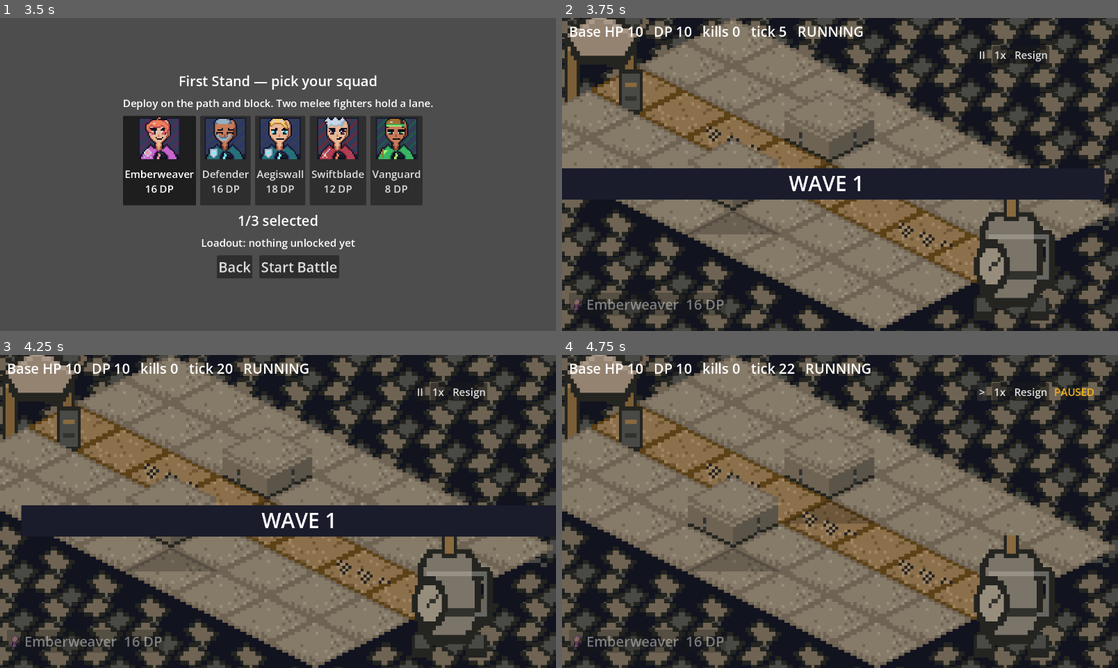
Above: before the commit, frames 1-4 (two rows, left to right).
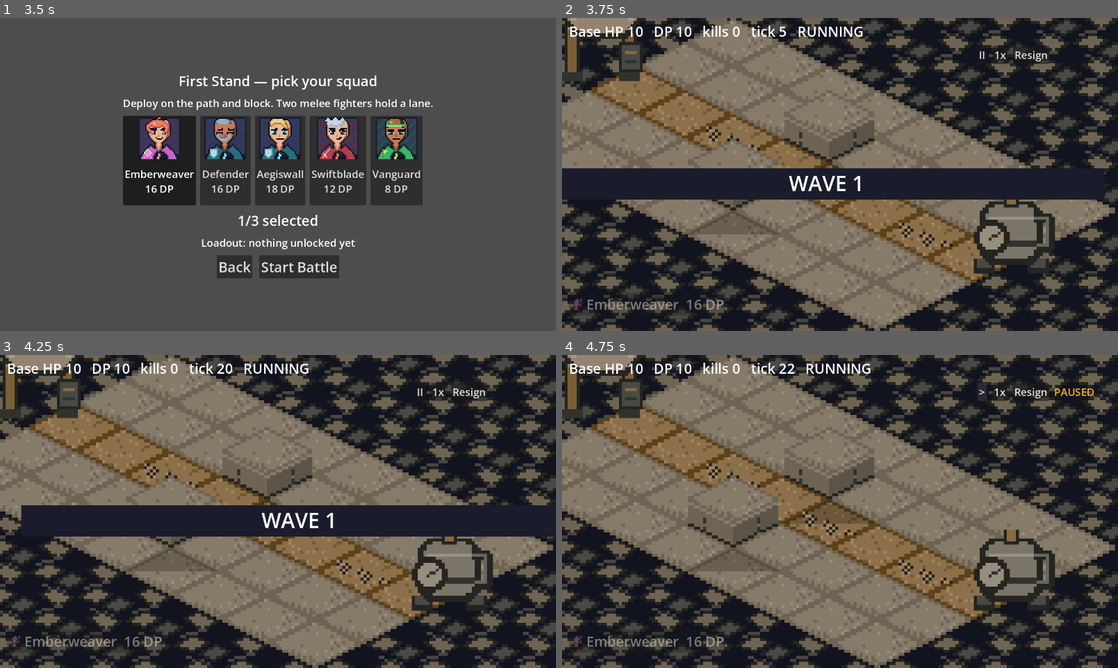
Above: after the commit, the same moments.

Repository: junnyboi/proto-td
Game: Godot game, scene res://scenes/title.tscn
The game is run twice, just before and just after one commit, with the same random seed, the same clock (stepped at 60 frames per second) and the same inputs.
Inputs:
- Up to frame 1 (3.5 s): click "Start" at 0.5 s; click "Mission Control" at 1.25 s; click "1. First Stand" at 2 s; click "Emberweaver 16 DP" at 2.75 s
- Up to frame 2 (3.75 s): click "Start Battle" at 3.5 s
- Up to frame 3 (4.25 s): no input
- Up to frame 4 (4.75 s): click "II" at 4.25 s

Frame 1 is identical in both runs. In frame 2, 26% of the frame differs, in the area x 0-100%, y 0-100%; in frame 3, 26%; in frame 4, 26%.

Commit message:
AGENT D - Fail closed S1 theme loading

Diff:
--- a/assets/manifest.tres
+++ b/assets/manifest.tres
@@ -267,20 +267,20 @@
 "frames": 1,
 "pattern": "res://assets/world/s1/s1-backdrop.png",
 "placeholder": true,
+"size": Vector2i(32, 16)
+},
+&"world.s1.core_landmark": {
+"frames": 1,
+"pattern": "res://assets/world/s1/s1-core-landmark.png",
+"placeholder": true,
+"size": Vector2i(32, 32)
+},
+&"world.s1.elevated": {
+"frames": 1,
+"pattern": "res://assets/world/s1/s1-elevated.png",
+"placeholder": true,
 "size": Vector2i(32, 24)
 },
-&"world.s1.core_landmark": {
-"frames": 1,
-"pattern": "res://assets/world/s1/s1-core-landmark.png",
-"placeholder": true,
-"size": Vector2i(32, 48)
-},
-&"world.s1.elevated": {
-"frames": 1,
-"pattern": "res://assets/world/s1/s1-elevated.png",
-"placeholder": true,
-"size": Vector2i(32, 24)
-},
 &"world.s1.ground": {
 "frames": 1,
 "pattern": "res://assets/world/s1/s1-ground.png",
@@ -291,7 +291,7 @@
 "frames": 1,
 "pattern": "res://assets/world/s1/s1-rain-measure.png",
 "placeholder": true,
-"size": Vector2i(32, 32)
+"size": Vector2i(16, 16)
 },
 &"world.s1.route": {
 "frames": 1,
@@ -309,6 +309,6 @@
 "frames": 1,
 "pattern": "res://assets/world/s1/s1-spawn-landmark.png",
 "placeholder": true,
-"size": Vector2i(32, 48)
+"size": Vector2i(32, 32)
 }
 }
--- a/data/presentation/stage_art_theme.gd
+++ b/data/presentation/stage_art_theme.gd
@@ -4,6 +4,8 @@
 ## Presentation-only stage art contract. This resource is never read by the
 ## model, save, hash, or replay lanes; the disposable view consumes it to map
 ## stage roles to manifest IDs and typed decorative anchors.
+
+const REQUIRED_THEME_STAGE_IDS: Array[StringName] = [&"s1"]
 
 @export var stage_id: StringName = &""
 @export var theme_id: StringName = &""
@@ -33,24 +35,47 @@
 @export var rain_measure_placed: bool = false
 
 
-static func load_for(stage: StageDef) -> StageArtTheme:
+static func expects_theme(stage: StageDef) -> bool:
+	return stage != null and stage.id in REQUIRED_THEME_STAGE_IDS
+
+
+static func resolve_for(stage: StageDef, resolver: Callable = Callable()) -> Dictionary:
+	var required := expects_theme(stage)
 	if stage == null:
-		return null
+		return {"required": false, "theme": null, "error": ""}
+	if not required:
+		return {"required": false, "theme": null, "error": ""}
 	var path := "res://data/presentation/%s_world_theme.tres" % stage.id
-	if not ResourceLoader.exists(path):
-		return null
-	var theme := load(path) as StageArtTheme
+	var theme: StageArtTheme = null
+	if resolver.is_valid():
+		theme = resolver.call(path) as StageArtTheme
+	elif ResourceLoader.exists(path):
+		theme = load(path) as StageArtTheme
 	if theme == null:
-		push_error("stage_art_theme: resource failed to load: %s" % path)
-		return null
+		return {
+			"required": true,
+			"theme": null,
+			"error": "required stage art theme failed to load: %s" % path,
+		}
 	var errors := theme.validation_errors(stage)
 	for id: StringName in theme.required_manifest_ids():
 		if Art.texture(id) == null or Art.size(id) == Vector2i.ZERO:
 			errors.append("manifest asset missing or unsized: %s" % id)
 	if not errors.is_empty():
-		push_error("stage_art_theme: invalid resource: %s" % "; ".join(errors))
-		return null
-	return theme
+		return {
+			"required": true,
+			"theme": null,
+			"error": "required stage art theme is invalid: %s" % "; ".join(errors),
+		}
+	return {"required": true, "theme": theme, "error": ""}
+
+
+static func load_for(stage: StageDef) -> StageArtTheme:
+	var result := resolve_for(stage)
+	var error := String(result["error"])
+	if not error.is_empty():
+		push_error("stage_art_theme: %s" % error)
+	return result["theme"] as StageArtTheme
 
 
 func applies_to(stage: StageDef) -> bool:
--- a/scripts/view/battle_view.gd
+++ b/scripts/view/battle_view.gd
@@ -146,7 +146,8 @@
 	Game.current_battle = model
 	Game.content = self
 	_stage = stage
-	_build_grid(stage)
+	if not _build_grid(stage):
+		return
 	cfg = load("res://data/juice_config.tres") as JuiceConfig
 	_juice = JuiceLayer.new()
 	_juice.name = "JuiceLayer"
@@ -544,7 +545,7 @@
 	return defs
 
 
-func _build_grid(stage: StageDef) -> void:
+func _build_grid(stage: StageDef) -> bool:
 	_backdrop = ColorRect.new()
 	_backdrop.name = "Backdrop"
 	_backdrop.mouse_filter = Control.MOUSE_FILTER_IGNORE
@@ -558,8 +559,9 @@
 	_map_nav.relayout(stage, viewport)
 	_apply_map_transform()
 	add_child(_grid_root)
-	IsoGridBuilder.build_backdrop_ring(_grid_root, stage)
-	IsoGridBuilder.build_terrain(_grid_root, stage)
+	if not IsoGridBuilder.build_stage(_grid_root, stage):
+		return false
+	return true
 
 
 func _apply_map_transform() -> void:
--- a/scripts/view/iso_grid_builder.gd
+++ b/scripts/view/iso_grid_builder.gd
@@ -36,8 +36,27 @@
 }
 
 
-static func build_terrain(grid_root: Node2D, stage: StageDef) -> void:
-	var theme := StageArtTheme.load_for(stage)
+static func build_stage(
+	grid_root: Node2D,
+	stage: StageDef,
+	theme_resolver: Callable = Callable(),
+	report_error: bool = true,
+) -> bool:
+	var result := StageArtTheme.resolve_for(stage, theme_resolver)
+	var error := String(result["error"])
+	if not error.is_empty():
+		if report_error:
+			push_error("iso_grid_builder: %s" % error)
+		return false
+	var theme := result["theme"] as StageArtTheme
+	_build_backdrop_ring(grid_root, stage.grid_size(), theme)
+	_build_terrain(grid_root, stage, theme)
+	return true
+
+
+static func _build_terrain(
+	grid_root: Node2D, stage: StageDef, theme: StageArtTheme
+) -> void:
 	var size := stage.grid_size()
 	var path_cells: Dictionary = {}
 	for i: int in stage.paths.size():
@@ -67,9 +86,9 @@
 		_add_theme_decor(grid_root, stage, theme)
 
 
-static func build_backdrop_ring(grid_root: Node2D, stage: StageDef) -> void:
-	var theme := StageArtTheme.load_for(stage)
-	var size := stage.grid_size()
+static func _build_backdrop_ring(
+	grid_root: Node2D, size: Vector2i, theme: StageArtTheme
+) -> void:
 	var backdrop_id: StringName = theme.backdrop_id if theme != null else &"tile_backdrop"
 	var tex := Art.texture(backdrop_id)
 	var art_size := Art.size(backdrop_id)
--- a/test/test_stage_art_theme.gd
+++ b/test/test_stage_art_theme.gd
@@ -9,6 +9,16 @@
 	&"world.s1.route_notch": "b31be5a9a001c8c9662ce017ed7853f9872313204d4567a6f050dfa1bc12f8ba",
 	&"world.s1.route": "c852a1ed7de5b81d4890afa7c2b077f354b57c2d0956ff9f29d1c3890c276ecd",
 	&"world.s1.spawn_landmark": "e4172fc2a33d68e063a742b44ae221159762dee74b6a20874395690e73f3a22d",
+}
+const EXPECTED_ASSET_SIZES := {
+	&"world.s1.backdrop": Vector2i(32, 16),
+	&"world.s1.core_landmark": Vector2i(32, 32),
+	&"world.s1.elevated": Vector2i(32, 24),
+	&"world.s1.ground": Vector2i(32, 16),
+	&"world.s1.rain_measure": Vector2i(16, 16),
+	&"world.s1.route_notch": Vector2i(32, 16),
+	&"world.s1.route": Vector2i(32, 16),
+	&"world.s1.spawn_landmark": Vector2i(32, 32),
 }
 
 var theme: StageArtTheme
@@ -58,8 +68,9 @@
 		assert_eq(int(entry["frames"]), 1, "%s frame count" % id)
 		assert_true(bool(entry["placeholder"]), "%s must remain placeholder until owner review" % id)
 		assert_true(String(entry["pattern"]).begins_with("res://assets/world/s1/"), "%s path" % id)
+		assert_eq(entry["size"], EXPECTED_ASSET_SIZES[id], "%s manifest size" % id)
 		assert_not_null(Art.texture(id), "%s texture" % id)
-		assert_ne(Art.size(id), Vector2i.ZERO, "%s size" % id)
+		assert_eq(Art.size(id), EXPECTED_ASSET_SIZES[id], "%s runtime size" % id)
 
 
 func test_runtime_asset_bytes_match_the_verified_staged_candidates() -> void:
@@ -81,3 +92,28 @@
 		assert_eq(sidecar["generator"]["model"], "gpt-image-2", "%s model" % id)
 		assert_eq(sidecar["approval_packet"]["token"], "AUI-DESIGN-D", "%s approval" % id)
 		assert_false(bool(sidecar["human_acceptance"]["final_art"]), "%s human final" % id)
+
+
+func test_missing_required_s1_theme_fails_closed_while_s2_stays_generic() -> void:
+	var missing_resolver := func(_path: String) -> Resource: return null
+	var s1_result := StageArtTheme.resolve_for(s1, missing_resolver)
+	assert_true(bool(s1_result["required"]))
+	assert_null(s1_result["theme"])
+	assert_string_contains(String(s1_result["error"]), "required stage art theme")
+	var s1_root := Node2D.new()
+	assert_false(IsoGridBuilder.build_stage(s1_root, s1, missing_resolver, false))
+	assert_eq(s1_root.get_child_count(), 0, "broken required S1 must not draw generic art")
+	s1_root.free()
+
+	var s2_result := StageArtTheme.resolve_for(s2, missing_resolver)
+	assert_false(bool(s2_result["required"]))
+	assert_null(s2_result["theme"])
+	assert_eq(String(s2_result["error"]), "")
+	var s2_root := Node2D.new()
+	assert_true(IsoGridBuilder.build_stage(s2_root, s2, missing_resolver, false))
+	assert_gt(s2_root.get_child_count(), 0, "explicitly unthemed S2 keeps generic art")
+	var s2_tile := s2_root.get_node_or_null("Tile_0_0") as TextureRect
+	assert_not_null(s2_tile)
+	if s2_tile != null:
+		assert_eq(s2_tile.texture, Art.texture(&"tile_ground"))
+	s2_root.free()
Not shown, changed: docs/art/world/AUI-10-S1-WORLD.md
